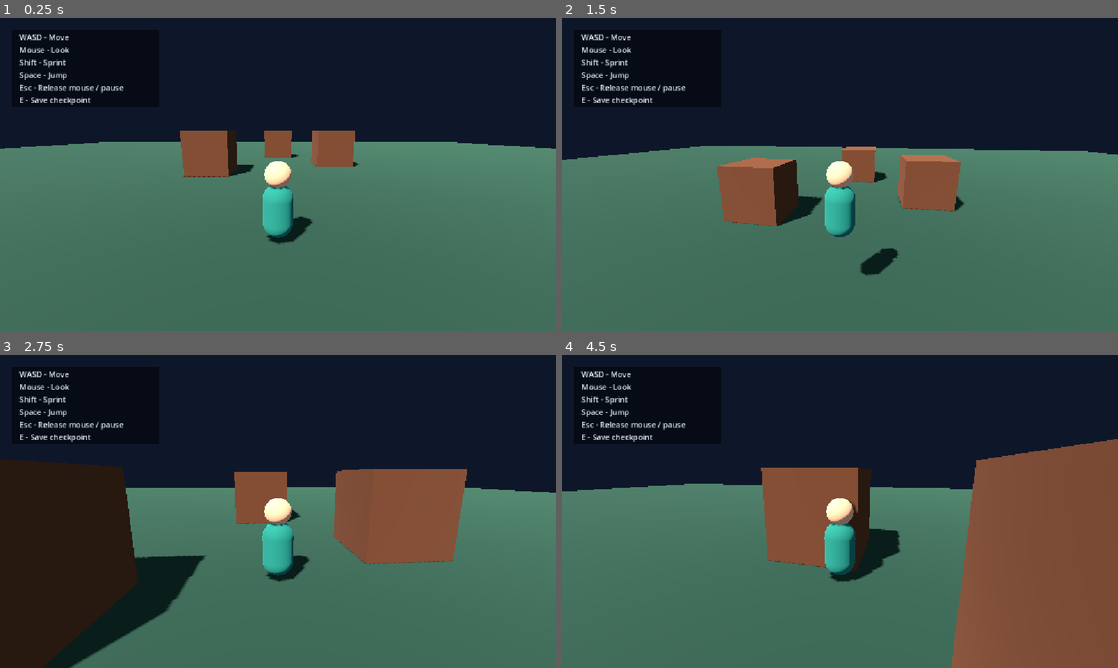
Above: before the commit, frames 1-4 (two rows, left to right).
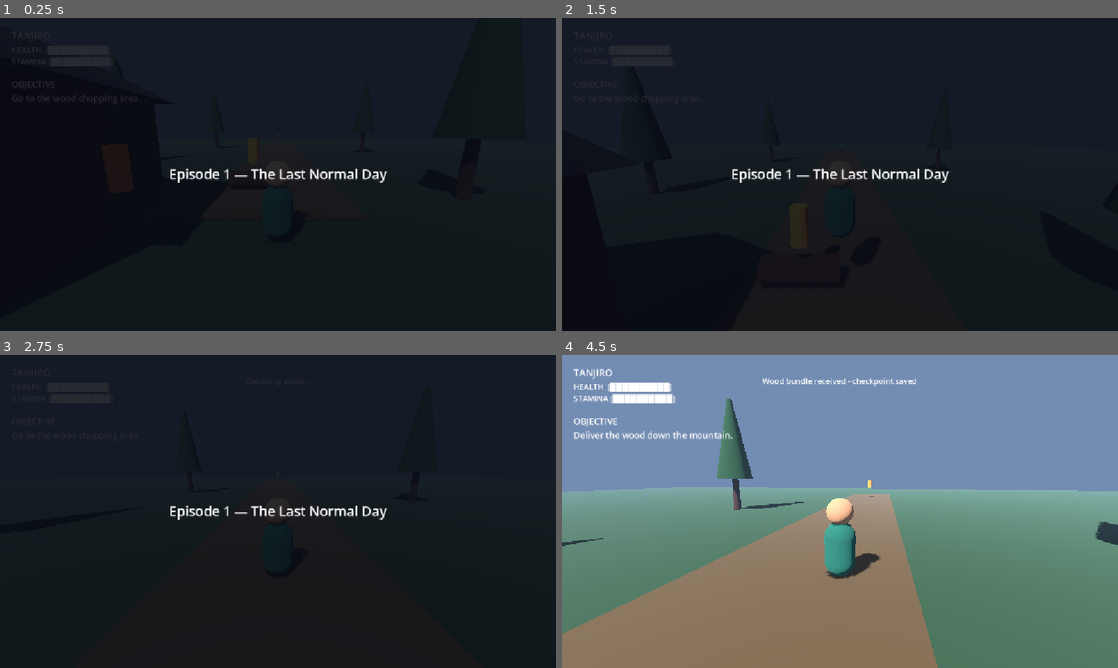
Above: after the commit, the same moments.

Repository: pranav-5412/Demon-Blade
Game: Godot game, scene res://scenes/episode_01/chapter_01_last_normal_day.tscn
Same seed, same stepped clock (60 frames per second), same inputs: the game is played once before the commit and once after it. Before the commit the project starts from res://scenes/shared/player_movement_test.tscn.
Inputs (mouse positions are in pixels of both pictures, inside the frame that each line leads up to):
- Up to frame 1 (0.25 s): no input
- Up to frame 2 (1.5 s): tap Enter at 0.5 s; move the mouse to (867, 174) at 0.52 s; hold E (interact) 0.53-1.28 s; hold W (move_forward) from 0.53 s (still down); tap Space (jump) at 0.77 s; move the mouse to (812, 174) at 1.27 s; tap 1 (ability_1) at 1.35 s
- Up to frame 3 (2.75 s): keep holding W (move_forward); tap Space (jump) at 1.52 s; tap E (interact) at 1.55 s; move the mouse to (289, 505) at 2.02 s; hold E (interact) from 2.03 s (still down); tap 2 (ability_2) at 2.1 s
- Up to frame 4 (4.5 s): keep holding W (move_forward); move the mouse to (834, 517) at 2.77 s; release E (interact) at 2.78 s; tap 3 (ability_3) at 2.85 s; tap Space (jump) at 3.02, 3.77 s; tap E (interact) at 3.05 s; move the mouse to (878, 514) at 3.52 s; hold E (interact) 3.53-4.28 s; tap 4 (ability_4) at 3.6 s; move the mouse to (795, 508) at 4.27 s; click (795, 508) at 4.35 s

The runs differ from the first frame. In frame 1, 62% of the frame differs, in the area x 0-100%, y 4-100%; in frame 2, 58%; in frame 3, 46%; in frame 4, 89%, in the area x 0-100%, y 0-100%.

Commit message:
Milestone 3 Chapter 1 wood chopping prototype

Diff:
--- a/player/third_person_player.gd
+++ b/player/third_person_player.gd
@@ -1,5 +1,7 @@
 class_name ThirdPersonPlayer
 extends CharacterBody3D
+
+signal interact_pressed
 
 @export var walk_speed: float = 4.5
 @export var sprint_speed: float = 7.5
@@ -34,7 +36,10 @@
 		_toggle_mouse_capture()
 		return
 	if event.is_action_pressed("interact"):
-		SaveManager.save_checkpoint()
+		if interact_pressed.get_connections().is_empty():
+			SaveManager.save_checkpoint()
+		else:
+			interact_pressed.emit()
 		return
 	if event is InputEventMouseButton and event.pressed and Input.mouse_mode != Input.MOUSE_MODE_CAPTURED:
 		Input.set_mouse_mode(Input.MOUSE_MODE_CAPTURED)
--- a/project.godot
+++ b/project.godot
@@ -13,7 +13,7 @@
 config/name="DemonBlade_codex"
 config/features=PackedStringArray("4.7", "GL Compatibility")
 config/icon="res://icon.svg"
-run/main_scene="res://scenes/shared/player_movement_test.tscn"
+run/main_scene="res://scenes/episode_01/chapter_01_last_normal_day.tscn"
 
 [autoload]
 
--- /dev/null
+++ b/scenes/episode_01/chapter_01_last_normal_day.gd
@@ -0,0 +1,106 @@
+extends Node3D
+
+const WOOD_STEP := 0
+const DELIVERY_STEP := 1
+const RETURN_STEP := 2
+const COMPLETE_STEP := 3
+
+const OBJECTIVES := [
+	"Go to the wood chopping area.",
+	"Deliver the wood down the mountain.",
+	"Return home before nightfall.",
+	"Chapter 1 prototype complete.",
+]
+
+@onready var player: ThirdPersonPlayer = $Player
+@onready var objective_tracker: ObjectiveTracker = $ObjectiveTracker
+@onready var objective_label: Label = %ObjectiveLabel
+@onready var interaction_label: Label = %InteractionLabel
+@onready var checkpoint_label: Label = %CheckpointLabel
+@onready var intro_panel: Control = %IntroPanel
+@onready var chopping_timer: Timer = $ChoppingTimer
+@onready var wood_area: ChapterInteractable = $WoodChoppingArea
+@onready var delivery_area: ChapterInteractable = $DeliveryPoint
+@onready var home_area: ChapterInteractable = $HouseReturnPoint
+
+var active_interactable: ChapterInteractable
+var is_chopping: bool = false
+
+func _ready() -> void:
+	player.interact_pressed.connect(_on_player_interact_pressed)
+	objective_tracker.objective_changed.connect(_on_objective_changed)
+	wood_area.activated.connect(_on_interactable_activated)
+	delivery_area.activated.connect(_on_interactable_activated)
+	home_area.activated.connect(_on_interactable_activated)
+	_load_chapter_state()
+	await get_tree().create_timer(3.0).timeout
+	intro_panel.visible = false
+
+func _process(_delta: float) -> void:
+	active_interactable = _find_active_interactable()
+	interaction_label.visible = active_interactable != null and not is_chopping and objective_tracker.current_step < COMPLETE_STEP
+	if active_interactable != null:
+		interaction_label.text = active_interactable.prompt_text
+
+func _find_active_interactable() -> ChapterInteractable:
+	var candidates: Array[ChapterInteractable] = [wood_area, delivery_area, home_area]
+	var closest: ChapterInteractable
+	var closest_distance := INF
+	for candidate in candidates:
+		if candidate.is_player_nearby(player):
+			var distance := candidate.global_position.distance_squared_to(player.global_position)
+			if distance < closest_distance:
+				closest = candidate
+				closest_distance = distance
+	return closest
+
+func _on_player_interact_pressed() -> void:
+	if active_interactable != null:
+		active_interactable.activate()
+
+func _on_interactable_activated(interactable_id: String) -> void:
+	match interactable_id:
+		"wood_chopping" when objective_tracker.current_step == WOOD_STEP and not is_chopping:
+			is_chopping = true
+			interaction_label.visible = false
+			checkpoint_label.text = "Chopping wood..."
+			checkpoint_label.visible = true
+			chopping_timer.start()
+		"delivery" when objective_tracker.current_step == DELIVERY_STEP:
+			_set_step(RETURN_STEP)
+			_checkpoint("Wood delivered - checkpoint saved")
+		"home" when objective_tracker.current_step == RETURN_STEP:
+			_set_step(COMPLETE_STEP)
+			_checkpoint("Chapter 1 prototype complete - checkpoint saved")
+
+func _on_chopping_timer_timeout() -> void:
+	is_chopping = false
+	_set_step(DELIVERY_STEP)
+	_checkpoint("Wood bundle received - checkpoint saved")
+
+func _set_step(step: int) -> void:
+	objective_tracker.set_objective(step, OBJECTIVES[step])
+	var data := GameManager.save_data
+	data.episode = 1
+	data.chapter = 1
+	data.current_scene = get_tree().current_scene.scene_file_path
+	data.story_flags["chapter_01_objective_step"] = step
+	data.story_flags["chapter_01_wood_chopped"] = step >= DELIVERY_STEP
+	data.story_flags["chapter_01_wood_delivered"] = step >= RETURN_STEP
+
+func _checkpoint(message: String) -> void:
+	SaveManager.save_checkpoint()
+	checkpoint_label.text = message
+	checkpoint_label.visible = true
+	await get_tree().create_timer(2.5).timeout
+	checkpoint_label.visible = false
+
+func _load_chapter_state() -> void:
+	var data := GameManager.save_data
+	var step := WOOD_STEP
+	if data.current_scene == get_tree().current_scene.scene_file_path:
+		step = clampi(int(data.story_flags.get("chapter_01_objective_step", WOOD_STEP)), WOOD_STEP, COMPLETE_STEP)
+	_set_step(step)
+
+func _on_objective_changed(text: String, _step: int) -> void:
+	objective_label.text = "OBJECTIVE\n%s" % text
--- /dev/null
+++ b/scenes/episode_01/chapter_01_last_normal_day.tscn
@@ -0,0 +1,289 @@
+[gd_scene load_steps=22 format=3]
+
+[ext_resource type="Script" path="res://scenes/episode_01/chapter_01_last_normal_day.gd" id="1_chapter"]
+[ext_resource type="Script" path="res://player/third_person_player.gd" id="2_player"]
+[ext_resource type="Script" path="res://systems/objective_tracker.gd" id="3_objective"]
+[ext_resource type="Script" path="res://systems/chapter_interactable.gd" id="4_interactable"]
+
+[sub_resource type="Environment" id="Environment_world"]
+background_mode = 1
+background_color = Color(0.12, 0.18, 0.27, 1)
+ambient_light_source = 3
+ambient_light_color = Color(0.58, 0.67, 0.82, 1)
+ambient_light_energy = 0.65
+fog_enabled = true
+fog_light_color = Color(0.45, 0.55, 0.7, 1)
+fog_density = 0.008
+
+[sub_resource type="StandardMaterial3D" id="Mat_ground"]
+albedo_color = Color(0.17, 0.28, 0.17, 1)
+roughness = 1.0
+[sub_resource type="PlaneMesh" id="Mesh_ground"]
+material = SubResource("Mat_ground")
+size = Vector2(110, 110)
+[sub_resource type="BoxShape3D" id="Shape_ground"]
+size = Vector3(110, 1, 110)
+
+[sub_resource type="StandardMaterial3D" id="Mat_path"]
+albedo_color = Color(0.36, 0.27, 0.16, 1)
+[sub_resource type="BoxMesh" id="Mesh_path"]
+material = SubResource("Mat_path")
+size = Vector3(5, 0.12, 42)
+
+[sub_resource type="StandardMaterial3D" id="Mat_wood"]
+albedo_color = Color(0.31, 0.16, 0.075, 1)
+[sub_resource type="BoxMesh" id="Mesh_house"]
+material = SubResource("Mat_wood")
+size = Vector3(6, 3.5, 5)
+[sub_resource type="BoxShape3D" id="Shape_house"]
+size = Vector3(6, 3.5, 5)
+
+[sub_resource type="StandardMaterial3D" id="Mat_roof"]
+albedo_color = Color(0.12, 0.13, 0.17, 1)
+[sub_resource type="PrismMesh" id="Mesh_roof"]
+material = SubResource("Mat_roof")
+left_to_right = 0.5
+size = Vector3(7, 1.7, 5.8)
+
+[sub_resource type="StandardMaterial3D" id="Mat_tree"]
+albedo_color = Color(0.1, 0.26, 0.1, 1)
+[sub_resource type="CylinderMesh" id="Mesh_tree"]
+material = SubResource("Mat_tree")
+top_radius = 0.15
+bottom_radius = 1.2
+height = 5.5
+[sub_resource type="StandardMaterial3D" id="Mat_trunk"]
+albedo_color = Color(0.25, 0.12, 0.05, 1)
+[sub_resource type="CylinderMesh" id="Mesh_trunk"]
+material = SubResource("Mat_trunk")
+top_radius = 0.18
+bottom_radius = 0.25
+height = 3.2
+
+[sub_resource type="CylinderMesh" id="Mesh_log"]
+material = SubResource("Mat_wood")
+top_radius = 0.35
+bottom_radius = 0.35
+height = 2.0
+[sub_resource type="SphereShape3D" id="Shape_interact"]
+radius = 2.3
+[sub_resource type="StandardMaterial3D" id="Mat_marker"]
+albedo_color = Color(0.85, 0.57, 0.16, 1)
+emission_enabled = true
+emission = Color(0.55, 0.22, 0.02, 1)
+[sub_resource type="CylinderMesh" id="Mesh_marker"]
+material = SubResource("Mat_marker")
+top_radius = 0.22
+bottom_radius = 0.22
+height = 1.0
+
+[sub_resource type="CapsuleShape3D" id="Shape_player"]
+radius = 0.35
+height = 1.8
+[sub_resource type="StandardMaterial3D" id="Mat_body"]
+albedo_color = Color(0.13, 0.4, 0.32, 1)
+[sub_resource type="CapsuleMesh" id="Mesh_body"]
+material = SubResource("Mat_body")
+radius = 0.35
+height = 1.25
+[sub_resource type="StandardMaterial3D" id="Mat_head"]
+albedo_color = Color(0.82, 0.57, 0.4, 1)
+[sub_resource type="SphereMesh" id="Mesh_head"]
+material = SubResource("Mat_head")
+radius = 0.3
+height = 0.6
+
+[node name="Chapter01LastNormalDay" type="Node3D"]
+script = ExtResource("1_chapter")
+
+[node name="WorldEnvironment" type="WorldEnvironment" parent="."]
+environment = SubResource("Environment_world")
+[node name="Sun" type="DirectionalLight3D" parent="."]
+rotation_degrees = Vector3(-48, -28, 0)
+light_energy = 1.25
+shadow_enabled = true
+
+[node name="Ground" type="StaticBody3D" parent="."]
+[node name="Mesh" type="MeshInstance3D" parent="Ground"]
+mesh = SubResource("Mesh_ground")
+[node name="Collision" type="CollisionShape3D" parent="Ground"]
+position = Vector3(0, -0.5, 0)
+shape = SubResource("Shape_ground")
+[node name="MountainPath" type="MeshInstance3D" parent="."]
+position = Vector3(0, 0.06, -14)
+mesh = SubResource("Mesh_path")
+
+[node name="House" type="StaticBody3D" parent="."]
+position = Vector3(-7, 1.75, 8)
+[node name="Walls" type="MeshInstance3D" parent="House"]
+mesh = SubResource("Mesh_house")
+[node name="Roof" type="MeshInstance3D" parent="House"]
+position = Vector3(0, 2.5, 0)
+mesh = SubResource("Mesh_roof")
+[node name="Collision" type="CollisionShape3D" parent="House"]
+shape = SubResource("Shape_house")
+
+[node name="TreeA" type="Node3D" parent="."]
+position = Vector3(7, 0, 5)
+[node name="Trunk" type="MeshInstance3D" parent="TreeA"]
+position = Vector3(0, 1.6, 0)
+mesh = SubResource("Mesh_trunk")
+[node name="Leaves" type="MeshInstance3D" parent="TreeA"]
+position = Vector3(0, 5, 0)
+mesh = SubResource("Mesh_tree")
+[node name="TreeB" type="Node3D" parent="."]
+position = Vector3(-12, 0, -4)
+[node name="Trunk" type="MeshInstance3D" parent="TreeB"]
+position = Vector3(0, 1.6, 0)
+mesh = SubResource("Mesh_trunk")
+[node name="Leaves" type="MeshInstance3D" parent="TreeB"]
+position = Vector3(0, 5, 0)
+mesh = SubResource("Mesh_tree")
+[node name="TreeC" type="Node3D" parent="."]
+position = Vector3(10, 0, -12)
+[node name="Trunk" type="MeshInstance3D" parent="TreeC"]
+position = Vector3(0, 1.6, 0)
+mesh = SubResource("Mesh_trunk")
+[node name="Leaves" type="MeshInstance3D" parent="TreeC"]
+position = Vector3(0, 5, 0)
+mesh = SubResource("Mesh_tree")
+[node name="TreeD" type="Node3D" parent="."]
+position = Vector3(-9, 0, -18)
+[node name="Trunk" type="MeshInstance3D" parent="TreeD"]
+position = Vector3(0, 1.6, 0)
+mesh = SubResource("Mesh_trunk")
+[node name="Leaves" type="MeshInstance3D" parent="TreeD"]
+position = Vector3(0, 5, 0)
+mesh = SubResource("Mesh_tree")
+
+[node name="WoodChoppingArea" type="Area3D" parent="."]
+position = Vector3(-1, 0.5, 4)
+script = ExtResource("4_interactable")
+interactable_id = "wood_chopping"
+[node name="Collision" type="CollisionShape3D" parent="WoodChoppingArea"]
+shape = SubResource("Shape_interact")
+[node name="Log" type="MeshInstance3D" parent="WoodChoppingArea"]
+rotation_degrees = Vector3(0, 0, 90)
+mesh = SubResource("Mesh_log")
+[node name="Marker" type="MeshInstance3D" parent="WoodChoppingArea"]
+position = Vector3(0, 1.2, 0)
+mesh = SubResource("Mesh_marker")
+
+[node name="DeliveryPoint" type="Area3D" parent="."]
+position = Vector3(0, 0.5, -30)
+script = ExtResource("4_interactable")
+interactable_id = "delivery"
+[node name="Collision" type="CollisionShape3D" parent="DeliveryPoint"]
+shape = SubResource("Shape_interact")
+[node name="Marker" type="MeshInstance3D" parent="DeliveryPoint"]
+position = Vector3(0, 1.2, 0)
+mesh = SubResource("Mesh_marker")
+
+[node name="HouseReturnPoint" type="Area3D" parent="."]
+position = Vector3(-3.5, 0.5, 8)
+script = ExtResource("4_interactable")
+interactable_id = "home"
+[node name="Collision" type="CollisionShape3D" parent="HouseReturnPoint"]
+shape = SubResource("Shape_interact")
+[node name="Marker" type="MeshInstance3D" parent="HouseReturnPoint"]
+position = Vector3(0, 1.2, 0)
+mesh = SubResource("Mesh_marker")
+
+[node name="Player" type="CharacterBody3D" parent="."]
+position = Vector3(0, 1, 8)
+script = ExtResource("2_player")
+[node name="Collision" type="CollisionShape3D" parent="Player"]
+shape = SubResource("Shape_player")
+[node name="Visual" type="Node3D" parent="Player"]
+[node name="Body" type="MeshInstance3D" parent="Player/Visual"]
+position = Vector3(0, -0.2, 0)
+mesh = SubResource("Mesh_body")
+[node name="Head" type="MeshInstance3D" parent="Player/Visual"]
+position = Vector3(0, 0.65, 0)
+mesh = SubResource("Mesh_head")
+[node name="CameraPivot" type="Node3D" parent="Player"]
+position = Vector3(0, 0.65, 0)
+rotation_degrees = Vector3(-12, 0, 0)
+[node name="SpringArm3D" type="SpringArm3D" parent="Player/CameraPivot"]
+spring_length = 4.5
+margin = 0.15
+[node name="Camera3D" type="Camera3D" parent="Player/CameraPivot/SpringArm3D"]
+current = true
+
+[node name="ObjectiveTracker" type="Node" parent="."]
+script = ExtResource("3_objective")
+[node name="ChoppingTimer" type="Timer" parent="."]
+wait_time = 1.8
+one_shot = true
+[connection signal="timeout" from="ChoppingTimer" to="." method="_on_chopping_timer_timeout"]
+
+[node name="HUD" type="CanvasLayer" parent="."]
+[node name="Name" type="Label" parent="HUD"]
+offset_left = 24.0
+offset_top = 22.0
+offset_right = 240.0
+offset_bottom = 50.0
+theme_override_font_sizes/font_size = 20
+text = "TANJIRO"
+[node name="Health" type="Label" parent="HUD"]
+offset_left = 24.0
+offset_top = 54.0
+offset_right = 260.0
+offset_bottom = 78.0
+text = "HEALTH  [██████████]"
+[node name="Stamina" type="Label" parent="HUD"]
+offset_left = 24.0
+offset_top = 78.0
+offset_right = 260.0
+offset_bottom = 102.0
+text = "STAMINA [██████████]"
+[node name="ObjectiveLabel" type="Label" parent="HUD"]
+unique_name_in_owner = true
+offset_left = 24.0
+offset_top = 124.0
+offset_right = 520.0
+offset_bottom = 180.0
+theme_override_font_sizes/font_size = 18
+[node name="InteractionLabel" type="Label" parent="HUD"]
+unique_name_in_owner = true
+anchors_preset = 10
+anchor_right = 1.0
+offset_top = -85.0
+offset_bottom = -50.0
+grow_horizontal = 2
+theme_override_font_sizes/font_size = 20
+horizontal_alignment = 1
+visible = false
+[node name="CheckpointLabel" type="Label" parent="HUD"]
+unique_name_in_owner = true
+anchors_preset = 10
+anchor_right = 1.0
+offset_top = 42.0
+offset_bottom = 70.0
+grow_horizontal = 2
+horizontal_alignment = 1
+visible = false
+[node name="IntroPanel" type="ColorRect" parent="HUD"]
+unique_name_in_owner = true
+anchors_preset = 15
+anchor_right = 1.0
+anchor_bottom = 1.0
+grow_horizontal = 2
+grow_vertical = 2
+color = Color(0.02, 0.03, 0.06, 0.86)
+[node name="Text" type="Label" parent="HUD/IntroPanel"]
+anchors_preset = 8
+anchor_left = 0.5
+anchor_top = 0.5
+anchor_right = 0.5
+anchor_bottom = 0.5
+offset_left = -250.0
+offset_top = -36.0
+offset_right = 250.0
+offset_bottom = 36.0
+grow_horizontal = 2
+grow_vertical = 2
+theme_override_font_sizes/font_size = 28
+text = "Episode 1 — The Last Normal Day"
+horizontal_alignment = 1
+vertical_alignment = 1
--- /dev/null
+++ b/systems/chapter_interactable.gd
@@ -0,0 +1,13 @@
+class_name ChapterInteractable
+extends Area3D
+
+signal activated(interactable_id: String)
+
+@export var interactable_id: String
+@export var prompt_text: String = "Press E to interact."
+
+func is_player_nearby(player: Node3D) -> bool:
+	return has_overlapping_bodies() and get_overlapping_bodies().has(player)
+
+func activate() -> void:
+	activated.emit(interactable_id)
--- /dev/null
+++ b/systems/objective_tracker.gd
@@ -0,0 +1,12 @@
+class_name ObjectiveTracker
+extends Node
+
+signal objective_changed(text: String, step: int)
+
+var current_step: int = 0
+var current_text: String = ""
+
+func set_objective(step: int, text: String) -> void:
+	current_step = step
+	current_text = text
+	objective_changed.emit(current_text, current_step)
Not shown, added: scenes/episode_01/chapter_01_last_normal_day.gd.uid
Not shown, added: systems/chapter_interactable.gd.uid
Not shown, added: systems/objective_tracker.gd.uid
